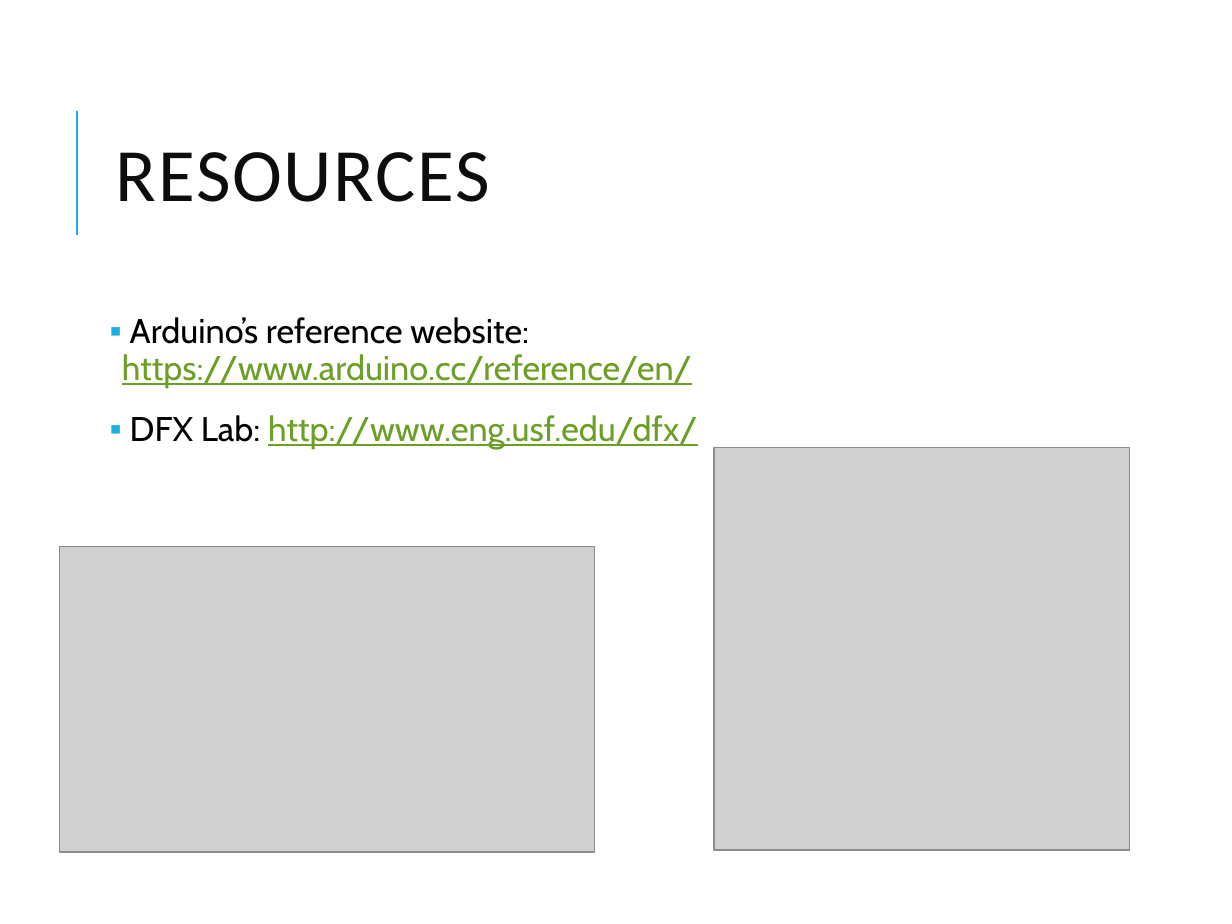
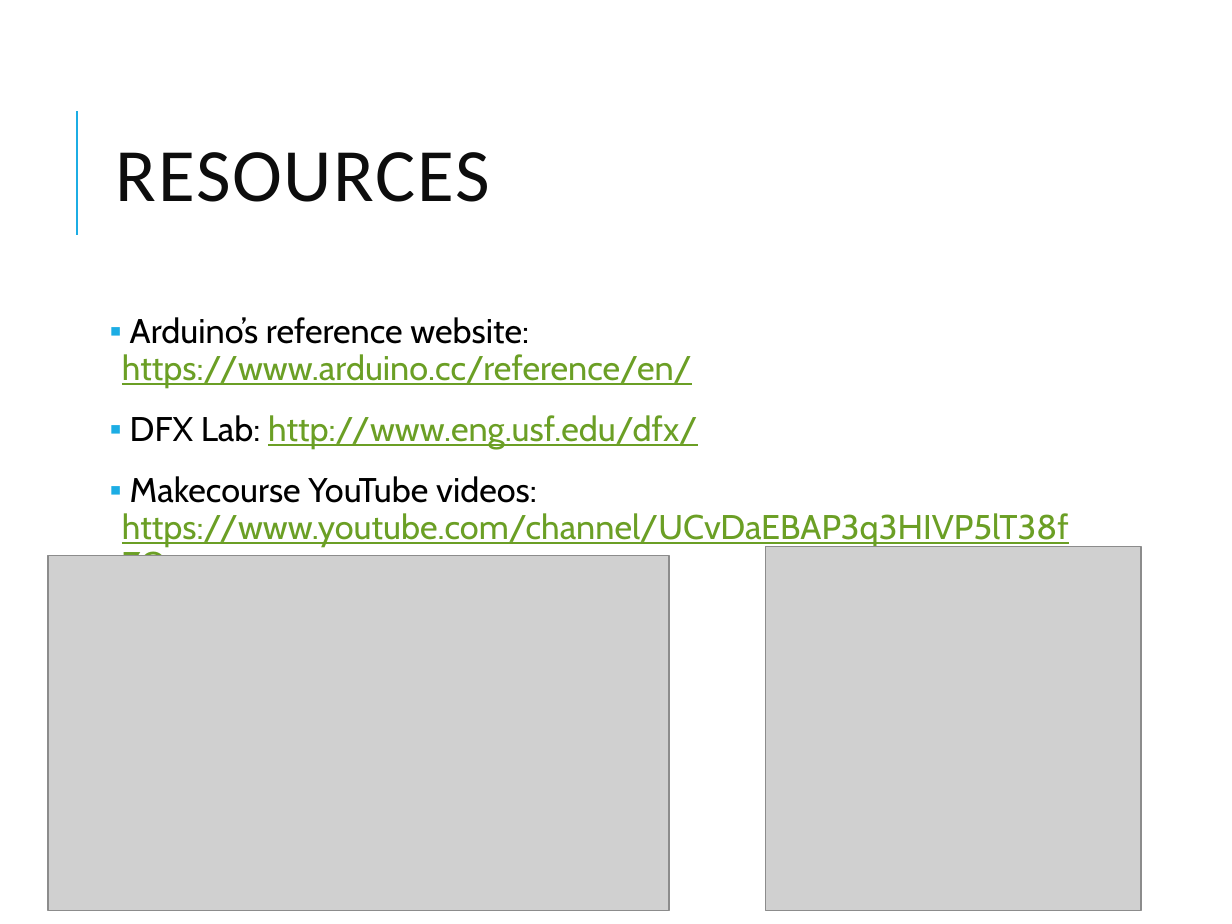
Before and after one commit to wicseusf/Arduino-Workshop, a slide deck: slide 20 of Arduino Workshop.pptx. Drawn at 1232x924 pixels with LibreOffice and Linux fonts; fonts in the diff are those of the drawing; grey boxes stand for pictures. Boxes give left, top, right and bottom in pixels: in the first picture for what was removed or moved away, otherwise in the second. Text is boxed around its words. In the diff, an @@ line names an element or a change of style, - is before the commit and + after.

```diff
--- a/Arduino Workshop.pptx
+++ b/Arduino Workshop.pptx
@@ text at box(122, 476, 1069, 547): paragraph added @@
+▪ Makecourse YouTube videos: https://www.youtube.com/channel/UCvDaEBAP3q3HIVP5lT38fZQ
@@ picture: place and size @@
-picture at box(60, 546, 595, 851)
+picture at box(48, 556, 669, 910)
@@ picture: place and size @@
-picture at box(715, 447, 1130, 850)
+picture at box(765, 546, 1141, 909)
```
Also in this commit, not shown: 1 other slide changed.
